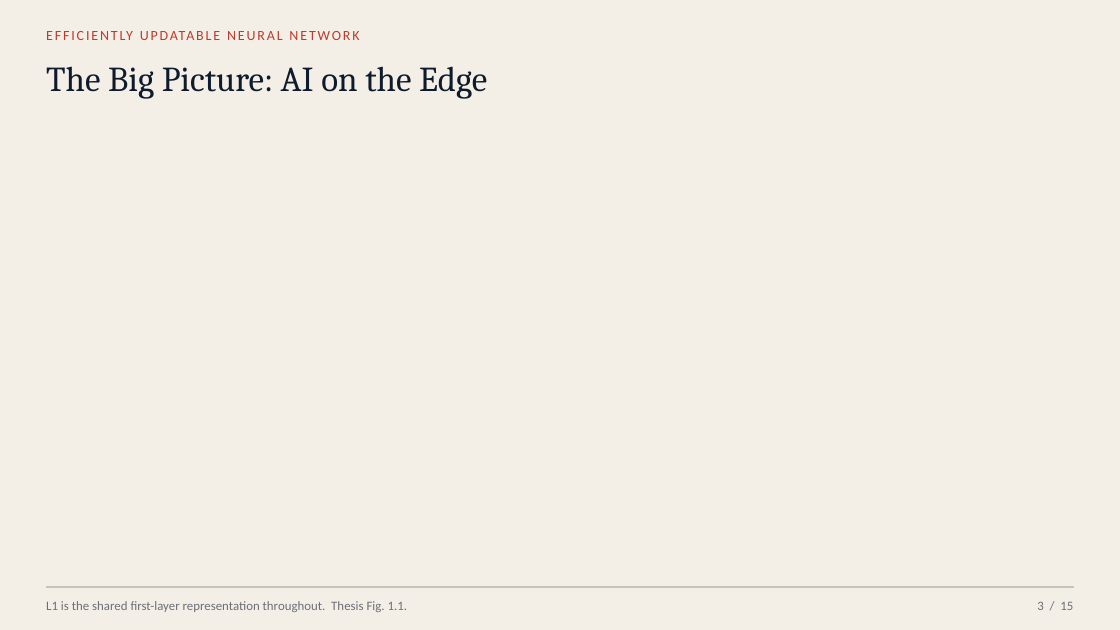
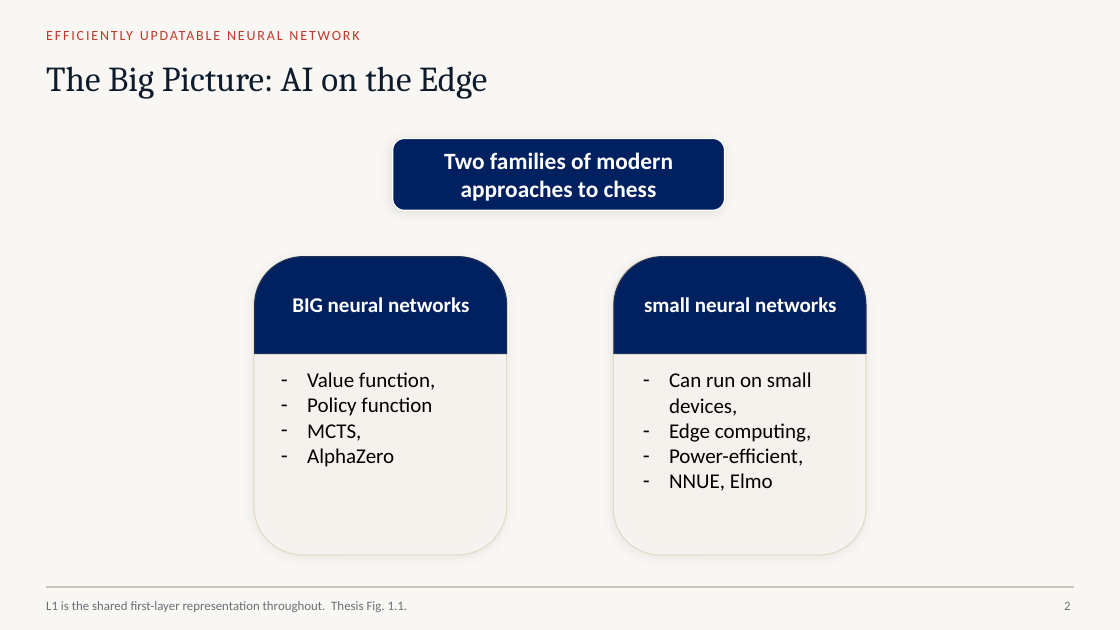
Before and after one commit to Omega97/masters-thesis-unsupervised-bucketing, a slide deck: slide 2 of Presentation/Chess_MoE_defense.pptx. Drawn at 1120x630 pixels with LibreOffice and Linux fonts; fonts in the diff are those of the drawing; background and template pictures are left out. Boxes give left, top, right and bottom in pixels: in the first picture for what was removed or moved away, otherwise in the second. Text is boxed around its words. In the diff, an @@ line names an element or a change of style, - is before the commit and + after.

```diff
--- a/Presentation/Chess_MoE_defense.pptx
+++ b/Presentation/Chess_MoE_defense.pptx
@@ background #F4EFE6 to picture (left out) @@
@@ rounded rectangle added at [392,139,724,210], fill #002060, outline #FFFFFF 1 pt, 20 pt, text #FFFFFF, bold @@
+Two families of modern approaches to chess
@@ rounded rectangle added at [254,257,507,555], fill #FCFAF6 at 60% opacity, outline #E3D9C8 1 pt @@
@@ round same rect added at [255,257,507,354], fill #002060, outline #1E3256 1 pt @@
@@ rounded rectangle added at [613,257,866,555], fill #FCFAF6 at 60% opacity, outline #E3D9C8 1 pt @@
@@ round same rect added at [614,257,866,354], fill #002060, outline #1E3256 1 pt @@
@@ text added at [292,297,469,467], 18 pt, text #000000 @@
+BIG neural networks
+– Value function,
+– Policy function
+– MCTS,
+– AlphaZero
@@ text added at [644,297,836,491], 18 pt, text #000000 @@
+small neural networks
+– Can run on small devices,
+– Edge computing,
+– Power-efficient,
+– NNUE, Elmo
@@ text at [1064,601,1070,610]: text changed @@
-3 / 15
+2
```
Also in this commit, not shown: 17 other slides changed, 8 slides added.
